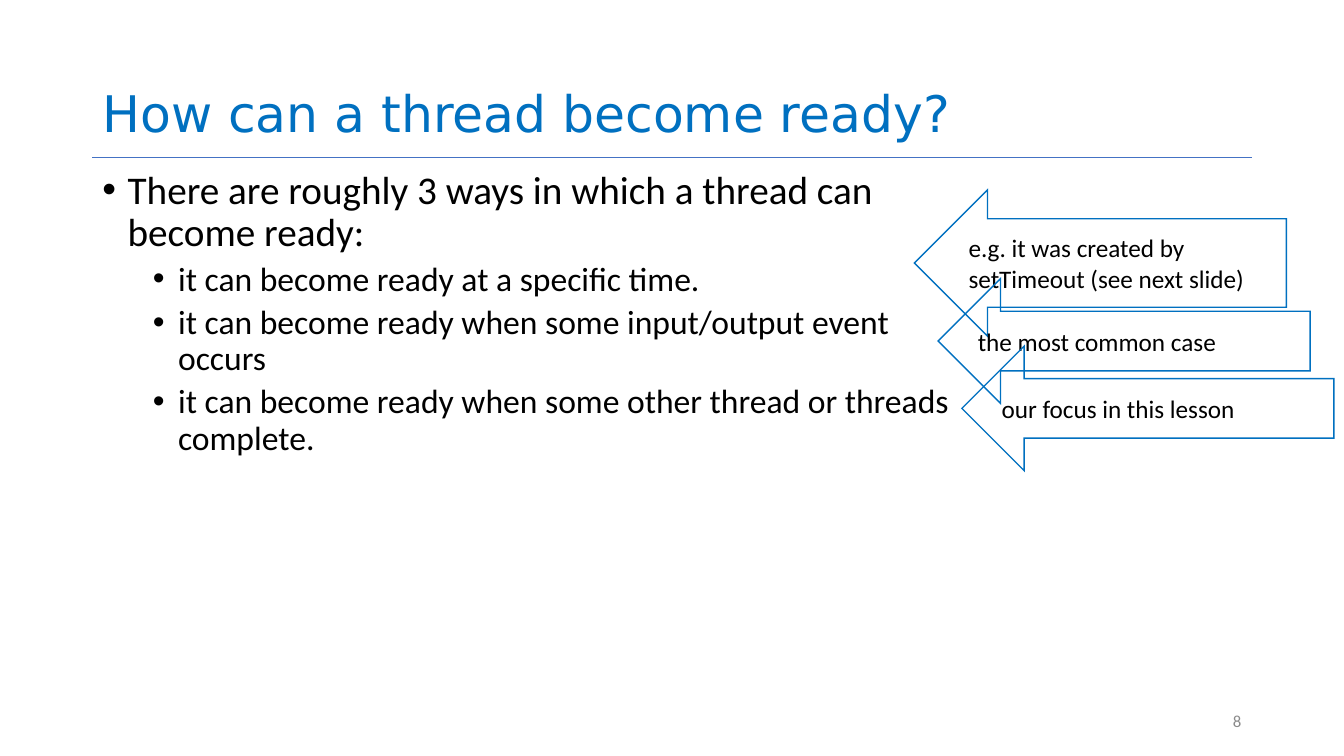
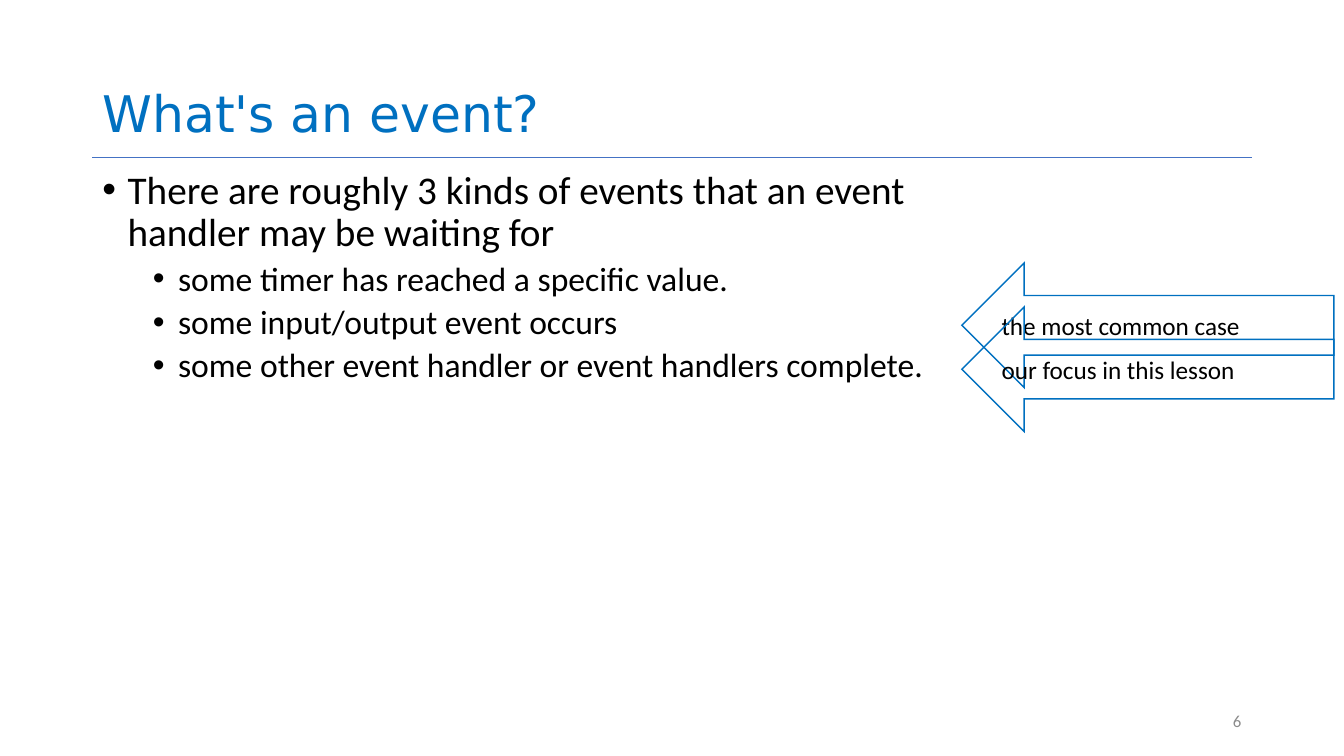
Before and after one commit to neu-se/CS4530-CS5500-Spring-2021, a slide deck: slide 6 of Slides/Lesson 4.1 The JavaScript Thread Model.pptx (slide 8 before the commit). Drawn at 1344x756 pixels with LibreOffice and Linux fonts; fonts in the diff are those of the drawing. Boxes give left, top, right and bottom in pixels: in the first picture for what was removed or moved away, otherwise in the second. Text is boxed around its words. In the diff, an @@ line names an element or a change of style, - is before the commit and + after.

```diff
--- a/Slides/Lesson 4.1 The JavaScript Thread Model.pptx
+++ b/Slides/Lesson 4.1 The JavaScript Thread Model.pptx
@@ title at [102,93,539,133]: text changed @@
-How can a thread become ready?
+What's an event?
@@ text at [128,176,922,383]: text changed @@
-• There are roughly 3 ways in which a thread can become ready:
-  • it can become ready at a specific time.
-  • it can become ready when some input/output event occurs
-  • it can become ready when some other thread or threads complete.
+• There are roughly 3 kinds of events that an event handler may be waiting for
+  • some timer has reached a specific value.
+  • some input/output event occurs
+  • some other event handler or event handlers complete.
@@ left arrow removed at [914,190,1287,336] @@
-e.g. it was created by setTimeout (see next slide)
@@ left arrow "the most common case": place and size @@
-left arrow "the most common case" at [939,279,1311,404]
+left arrow "the most common case" at [962,263,1334,388]
@@ left arrow "our focus in this lesson": place and size @@
-left arrow "our focus in this lesson" at [962,346,1334,471]
+left arrow "our focus in this lesson" at [962,307,1334,432]
@@ page number at [1233,716,1241,727]: text changed @@
-8
+6
```
Also in this commit, not shown: 10 other slides changed, 9 slides added, 10 slides removed.
